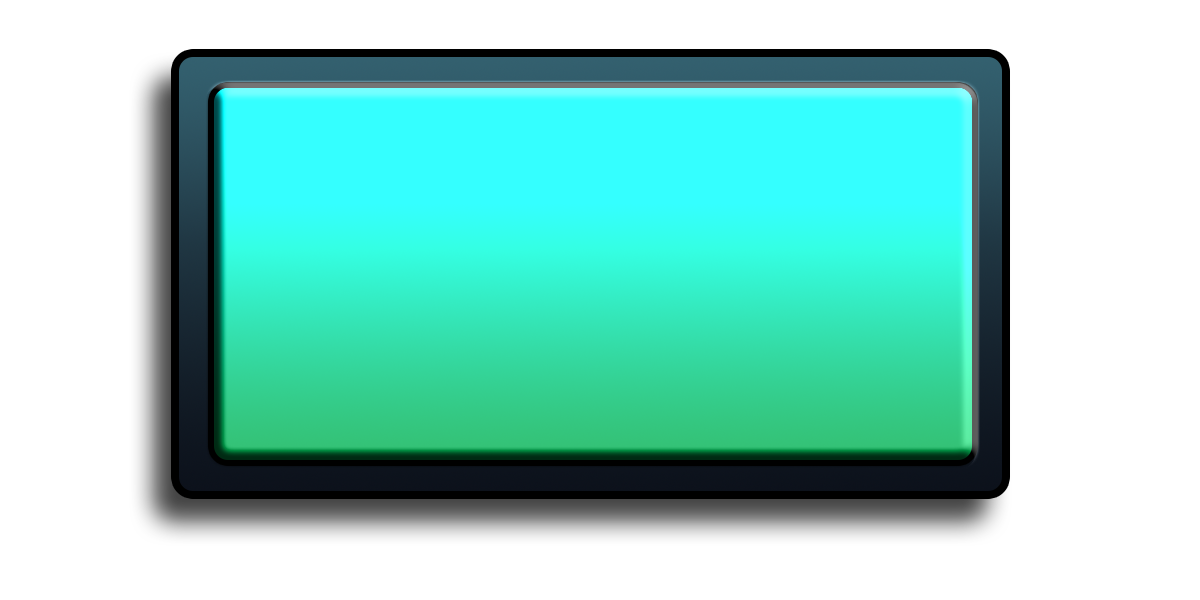
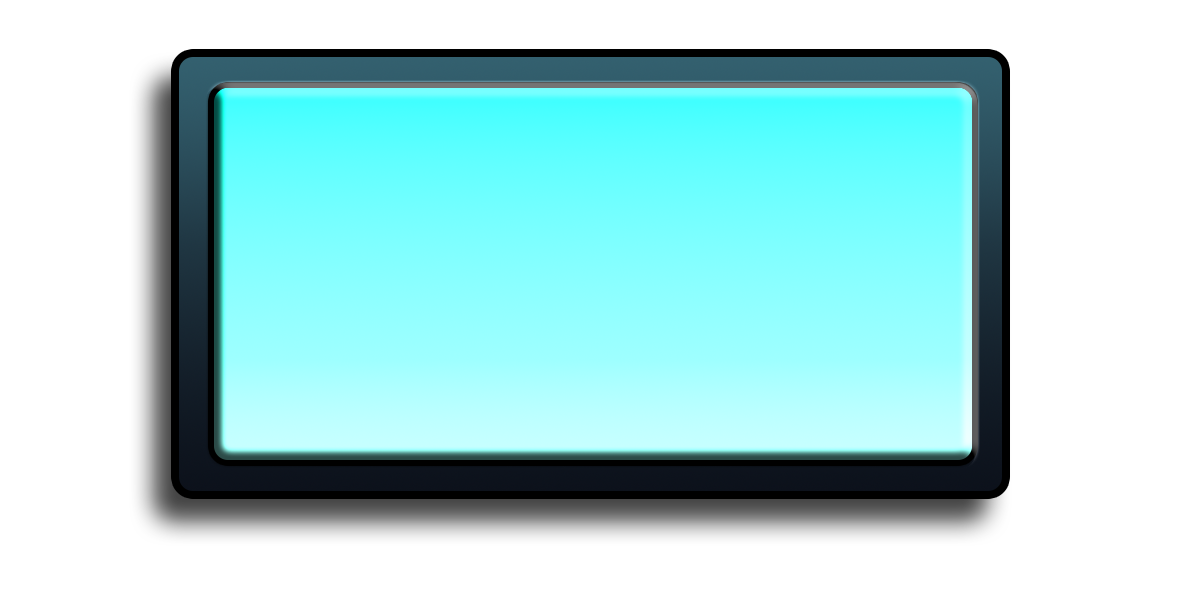
Layers edited between the first and the second 1200px x 600px image:
painted on "Rectangle 1" (1st of 2) over bbox(214, 88, 972, 460)
painted on "Rectangle 1" (2nd of 2) over bbox(214, 88, 972, 460)
